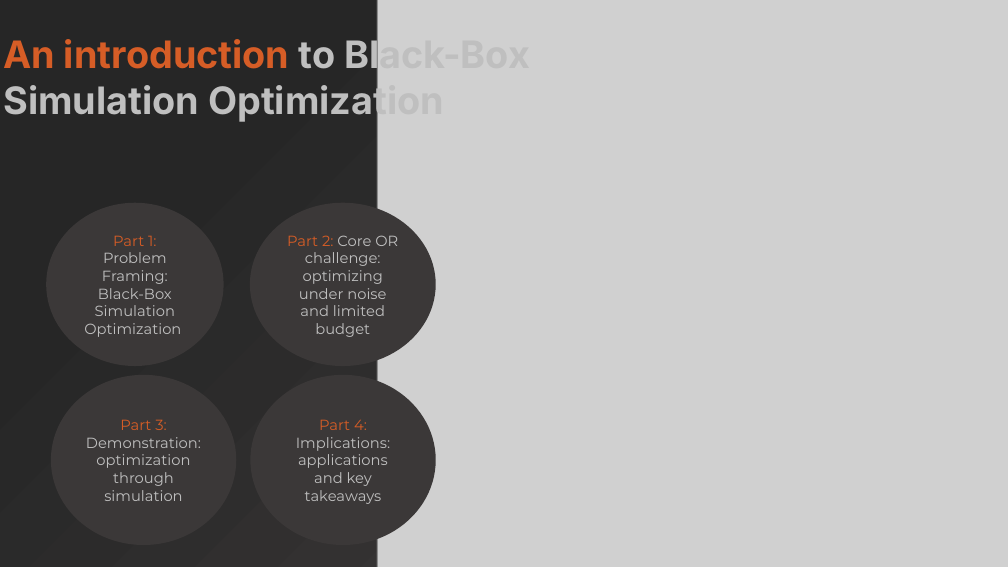
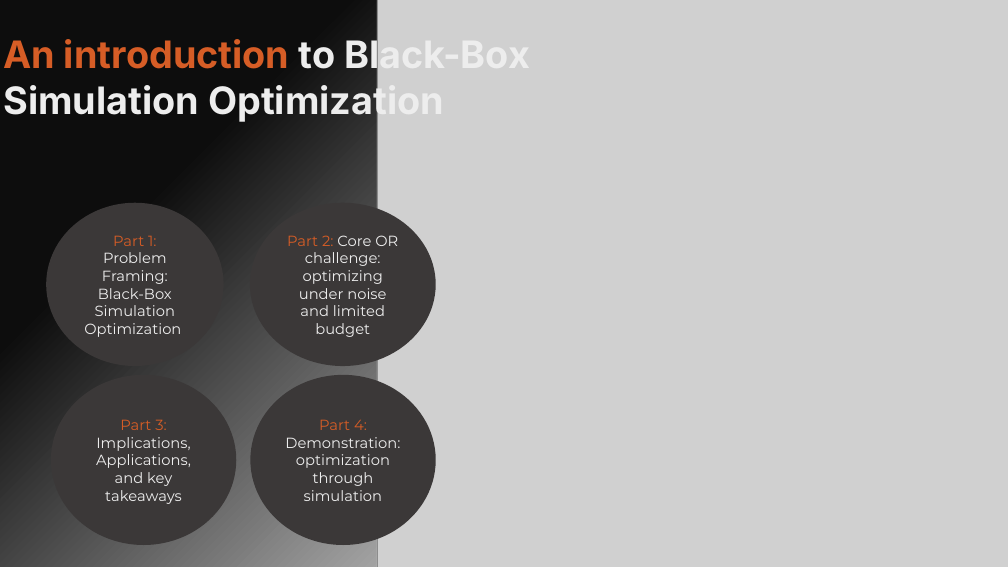
Before and after one commit to MrBonedud/Black-Box-Simulation-Optimization, a slide deck: slide 2 of Operations Research.pptx. Drawn at 1008x567 pixels with LibreOffice and Linux fonts; fonts in the diff are those of the drawing; grey boxes stand for pictures; background and template pictures are left out. Boxes give left, top, right and bottom in pixels: in the first picture for what was removed or moved away, otherwise in the second. Text is boxed around its words. In the diff, an @@ line names an element or a change of style, - is before the commit and + after.

```diff
--- a/Operations Research.pptx
+++ b/Operations Research.pptx
@@ background gradient #3B3838 to #262626 to gradient #F2F2F2 to #0D0D0D @@
@@ text "An introduction to Black-Box Simulation ..." at [3,36,530,123]: text colour #BFBFBF to #EDEDED in "to Black-Box Simulation Optimization" @@
@@ ellipse "Part 1: Problem Framing: Black-Box ..." at [46,203,224,366]: text colour #BFBFBF to #EDEDED in "Problem Framing: Black-Box Simulation Optimization" @@
@@ ellipse "Part 2: Core OR challenge: ..." at [250,203,436,366]: text colour #BFBFBF to #EDEDED in "Core OR challenge: optimizing under noise and ..." @@
@@ text in ellipse at [96,419,191,504]: text changed; text colour #BFBFBF to #EDEDED @@
-Part 3: Demonstration:
-optimization through simulation
+Part 3: Implications,
+Applications, and key takeaways
@@ text in ellipse at [285,419,400,501]: text changed; text colour #BFBFBF to #EDEDED @@
-Part 4: Implications:
-applications and key takeaways
+Part 4: Demonstration:
+optimization through simulation
```
Also in this commit, not shown: 6 other slides changed, 9 slides added, 2 other files.
